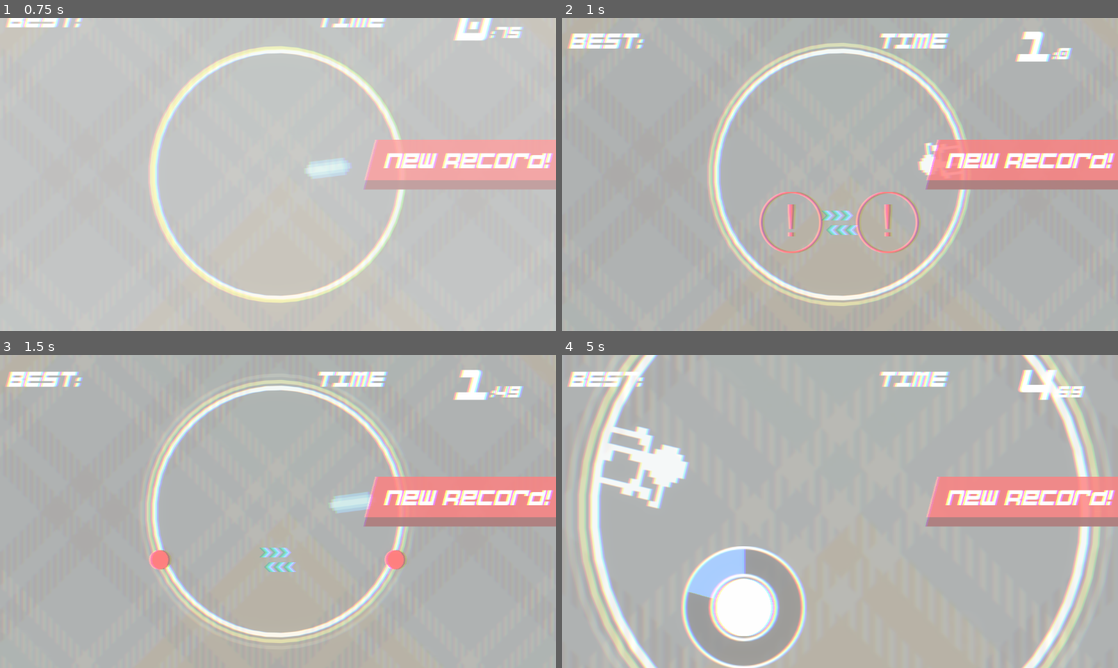
Above: before the commit, frames 1-4 (two rows, left to right).
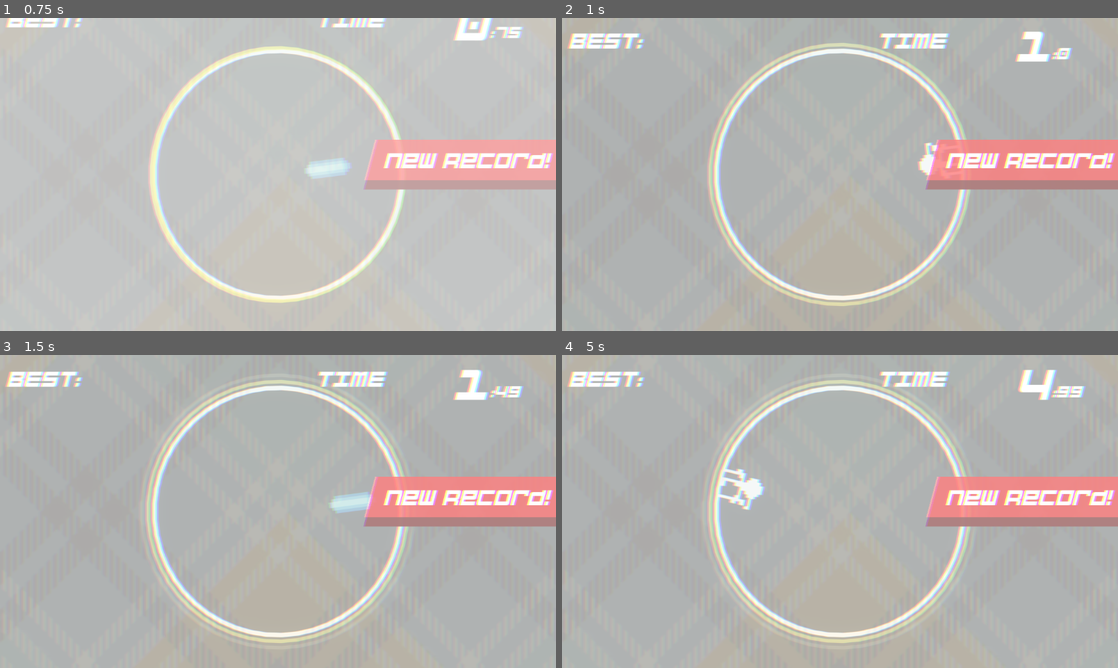
Above: after the commit, the same moments.

Repository: jokw1228/Slay_The_Circle
Game: Godot game, scene res://scenes/rooms/RoomTest/RoomTest.tscn
The game is run twice, just before and just after one commit, with the same random seed, the same clock (stepped at 60 frames per second) and the same inputs. This scene is started directly instead of the project's main scene. Sound files missing from this copy of the repository are replaced by a short silence.
Inputs (mouse positions are in pixels of both pictures, inside the frame that each line leads up to):
- Up to frame 1 (0.75 s): move the mouse to (400, 158) at 0.52 s; click (400, 158) at 0.67 s
- Up to frame 2 (1 s): no input
- Up to frame 3 (1.5 s): move the mouse to (166, 527) at 1.27 s; click (166, 527) at 1.42 s
- Up to frame 4 (5 s): move the mouse to (895, 442) at 2.02 s; click (895, 442) at 2.17 s; move the mouse to (812, 574) at 2.77 s; click (812, 574) at 2.92 s; move the mouse to (1006, 558) at 3.52 s; click (1006, 558) at 3.67 s; move the mouse to (673, 464) at 4.27 s; click (673, 464) at 4.42 s

Frame 1 is identical in both runs. In frame 2, 1.4% of the frame differs, in the area x 35-65%, y 55-76%; in frame 3, 0.7%; in frame 4, 19%, in the area x 2-97%, y 0-100%.
Error after the commit: Invalid assignment of property or key 'set_time' with value of type 'float' on a base object of type 'null instance'. (res://scenes/bombgenerators/BombGenerato…

Commit message:
pattern 1~4

Diff:
--- a/scenes/bombgenerators/KiyongBombGenerator.gd
+++ b/scenes/bombgenerators/KiyongBombGenerator.gd
@@ -1,13 +1,43 @@
 extends BombGenerator
 
 func _ready():
-	await get_tree().create_timer(1.0).timeout
+	await get_tree().create_timer(3.0).timeout
 
-	pattern1()
+	pattern4()
 	await get_tree().create_timer(5.0).timeout
+	pattern2()
+	await get_tree().create_timer(5.0).timeout
+	pattern3()
+	await get_tree().create_timer(5.0).timeout
+	pattern4()
+
 
 
 func pattern1():
-	var bomb1 = create_normal_bomb(Vector2(-100, 100), 2, 3)
-	var bomb2 = create_normal_bomb(Vector2(100, 100), 2, 3)
-	create_bomb_link(bomb1, bomb2)
+	create_hazard_bomb(Vector2(-80, 80), 1, 3)
+	create_hazard_bomb(Vector2(80, -80), 1, 3)
+	create_hazard_bomb(Vector2(-160, 160), 1, 3)
+	create_hazard_bomb(Vector2(160, -160), 1, 3)
+	create_normal_bomb(Vector2(0, 0), 1, 3)
+
+
+func pattern2():
+	create_normal_bomb(Vector2(0, 100), 1, 3)
+	create_hazard_bomb(Vector2(100, 100), 1, 3)
+	create_hazard_bomb(Vector2(-100, 100), 1, 3)
+	create_hazard_bomb(Vector2(0, 0), 1, 3)
+
+
+func pattern3():
+	create_hazard_bomb(Vector2(-100, -100), 1, 3)
+	create_hazard_bomb(Vector2(-130, -80), 1, 3)
+	create_hazard_bomb(Vector2(-80, -130), 1, 3)
+	create_normal_bomb(Vector2(-160, -160), 1, 3)
+
+
+func pattern4():
+	create_numeric_bomb(Vector2(0, 250), 1, 3, 1)
+	create_numeric_bomb(Vector2(-60, -220), 1, 3, 2)
+	create_numeric_bomb(Vector2(220, 60), 1, 3, 3)
+	create_numeric_bomb(Vector2(-220, 60), 1, 3, 4)
+	create_numeric_bomb(Vector2(60, -220), 1, 3, 5)
